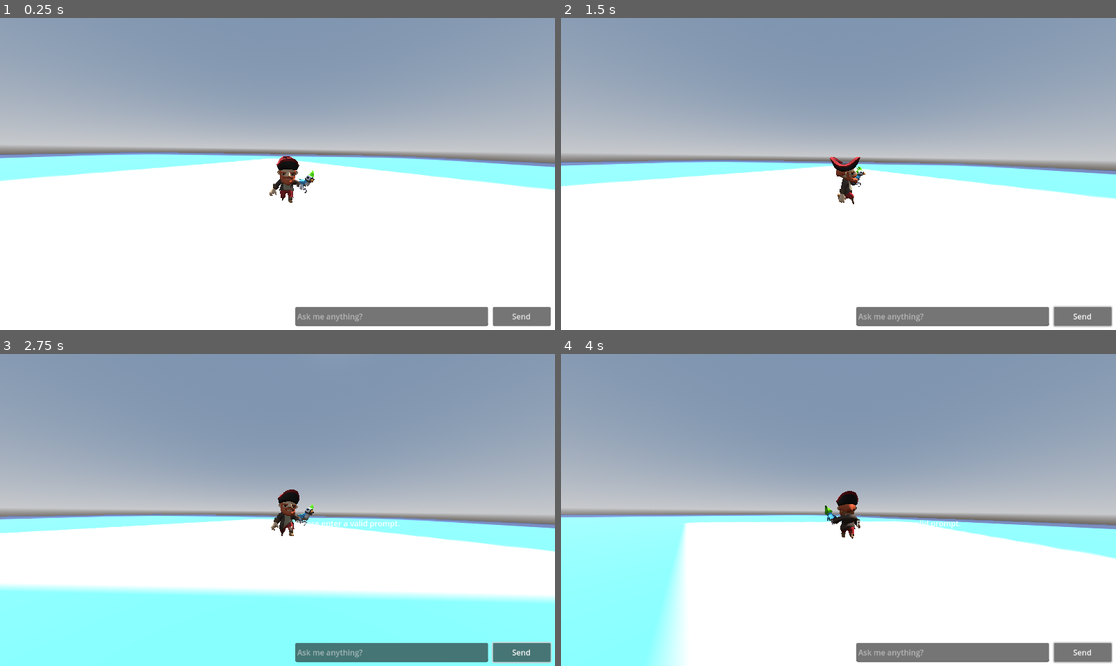
Above: before the commit, frames 1-4 (two rows, left to right).
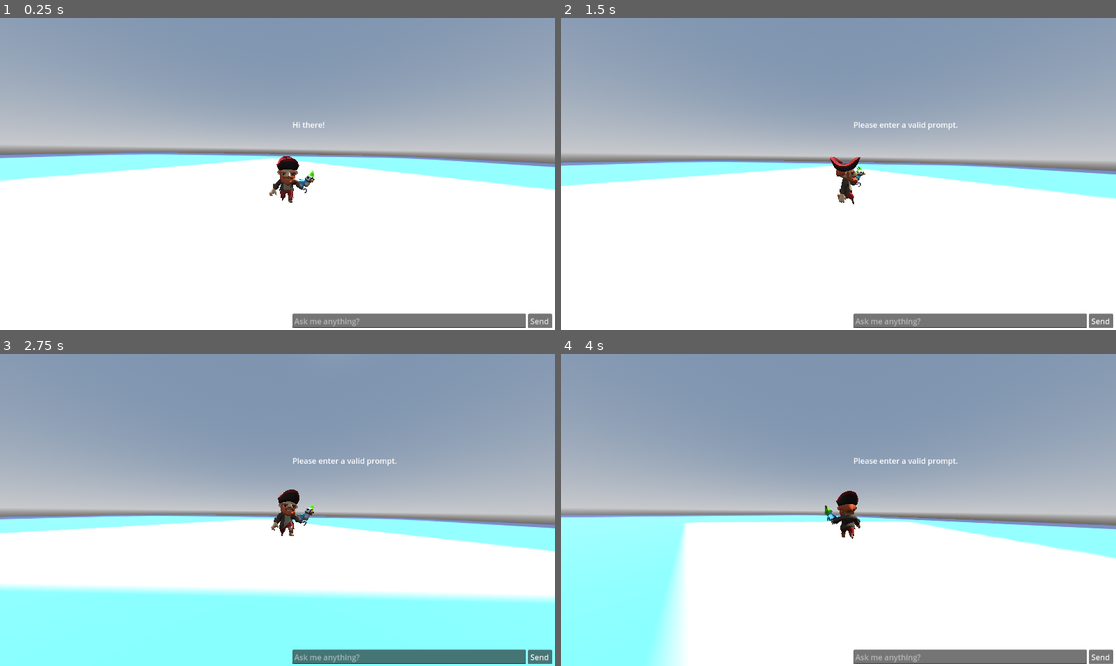
Above: after the commit, the same moments.

Repository: Play2HelpWorld-com/Play2World3D
Game: Godot game, scene res://Scenes/Levels/world_1.tscn
The game is run twice, just before and just after one commit, with the same random seed, the same clock (stepped at 60 frames per second) and the same inputs. The engine's default icon, where the game draws it, is replaced by a stand-in: a white triangle on a blue panel in a dark square.
Inputs (mouse positions are in pixels of both pictures, inside the frame that each line leads up to):
- Up to frame 1 (0.25 s): no input
- Up to frame 2 (1.5 s): click "Send" at 0.5 s; move the mouse to (960, 158) at 1.27 s; hold Right (ui_right) from 1.28 s (still down); hold S (cam_gimbal_down) from 1.28 s (still down)
- Up to frame 3 (2.75 s): move the mouse to (166, 525) at 2.02 s; release Right (ui_right) at 2.03 s; release S (cam_gimbal_down) at 2.03 s; hold Down (ui_down) from 2.03 s (still down); tap W (cam_gimbal_up) at 2.1 s
- Up to frame 4 (4 s): move the mouse to (894, 441) at 2.77 s; release Down (ui_down) at 2.78 s; press the mouse at (894, 441) at 2.78 s; hold Right (ui_right) 2.78-3.53 s; move the mouse to (810, 572) at 3.52 s; release the mouse at (810, 572) at 3.53 s; hold Up (ui_up) from 3.53 s (still down); right-click (810, 572) at 3.6 s

The runs differ from the first frame. In frame 1, 1.7% of the frame differs, in the area x 52-100%, y 33-100%; in frame 2, 1.8%; in frame 3, 2.0%; in frame 4, 1.9%.

Commit message:
add vertical scroll bar

Diff:
--- a/Scenes/Ai/chat_ai.tscn
+++ b/Scenes/Ai/chat_ai.tscn
@@ -3,32 +3,44 @@
 [node name="Control" type="Control"]
 layout_mode = 3
 anchors_preset = 0
-offset_left = 604.0
-offset_right = 1149.0
+offset_left = 598.0
+offset_right = 1143.0
 offset_bottom = 641.0
 
-[node name="RichTextLabel" type="RichTextLabel" parent="."]
+[node name="HTTPRequest" type="HTTPRequest" parent="."]
+
+[node name="VBoxContainer" type="VBoxContainer" parent="."]
+clip_contents = true
 layout_mode = 0
-offset_top = 333.0
-offset_right = 515.0
-offset_bottom = 583.0
+offset_left = -6.0
+offset_top = 6.0
+offset_right = 542.0
+offset_bottom = 638.0
+alignment = 2
+
+[node name="ScrollContainer" type="ScrollContainer" parent="VBoxContainer"]
+custom_minimum_size = Vector2(540, 400)
+layout_mode = 2
+horizontal_scroll_mode = 0
+
+[node name="RichTextLabel" type="RichTextLabel" parent="VBoxContainer/ScrollContainer"]
+custom_minimum_size = Vector2(540, 400)
+layout_mode = 2
 text = "Hi there!"
 fit_content = true
 scroll_following = true
 
-[node name="LineEdit" type="LineEdit" parent="."]
-layout_mode = 0
-offset_top = 593.0
-offset_right = 400.0
-offset_bottom = 633.0
+[node name="HBoxContainer" type="HBoxContainer" parent="VBoxContainer"]
+layout_mode = 2
+
+[node name="LineEdit" type="LineEdit" parent="VBoxContainer/HBoxContainer"]
+clip_contents = true
+custom_minimum_size = Vector2(485, 0)
+layout_mode = 2
 placeholder_text = "Ask me anything?"
 
-[node name="Button" type="Button" parent="."]
-layout_mode = 0
-offset_left = 410.0
-offset_top = 593.0
-offset_right = 530.0
-offset_bottom = 633.0
+[node name="Button" type="Button" parent="VBoxContainer/HBoxContainer"]
+clip_contents = true
+custom_minimum_size = Vector2(50, 0)
+layout_mode = 2
 text = "Send"
-
-[node name="HTTPRequest" type="HTTPRequest" parent="."]
--- a/Scripts/ai/chat_ai.gd
+++ b/Scripts/ai/chat_ai.gd
@@ -4,9 +4,9 @@
 var api_url = "https://generativelanguage.googleapis.com/v1beta/models/gemini-2.0-flash-exp:generateContent?key=AIzaSyDGICS7oJGqYttTeHHp7RaYlBKeJHlREGI"
 
 # References to UI nodes
-@onready var user_input = $LineEdit
-@onready var response_label = $RichTextLabel
-@onready var send_button = $Button
+@onready var response_label = $VBoxContainer/ScrollContainer/RichTextLabel
+@onready var user_input = $VBoxContainer/HBoxContainer/LineEdit
+@onready var send_button = $VBoxContainer/HBoxContainer/Button
 @onready var http_request = HTTPRequest.new()  # Declare it globally
 
 func _ready():
